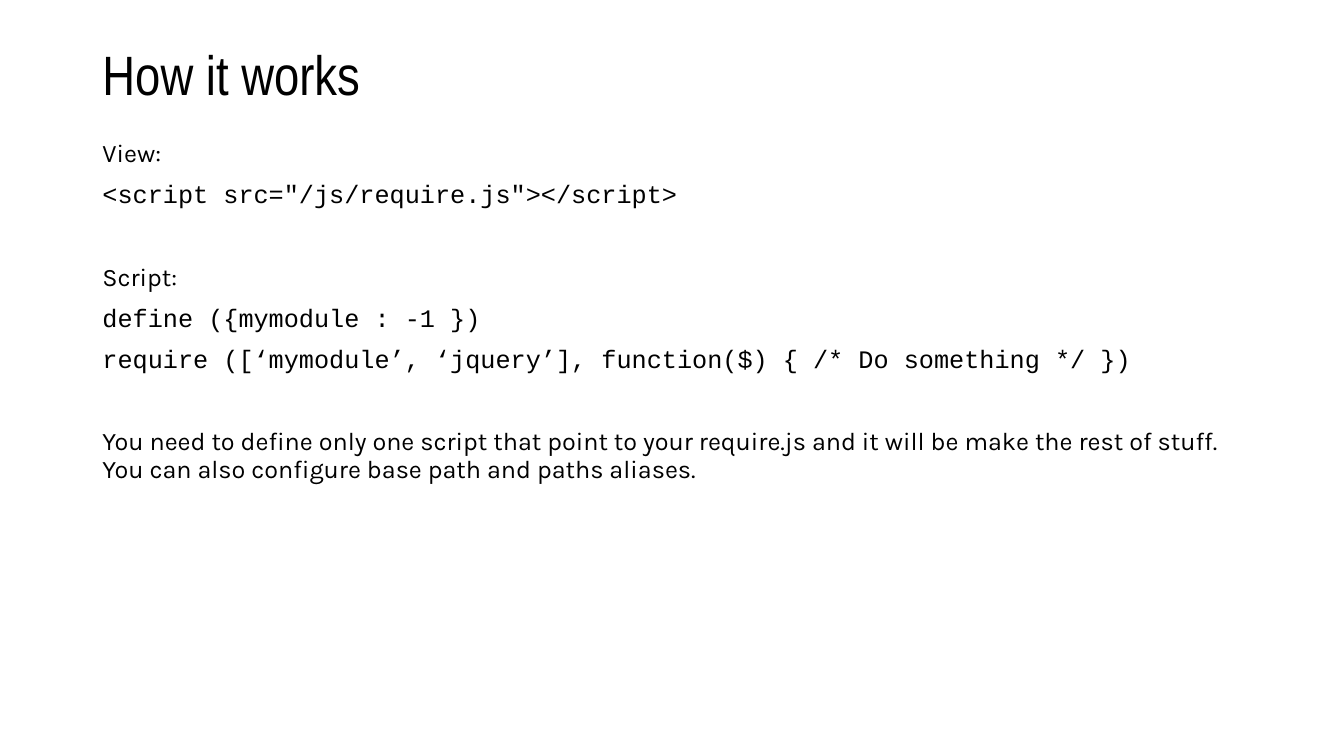
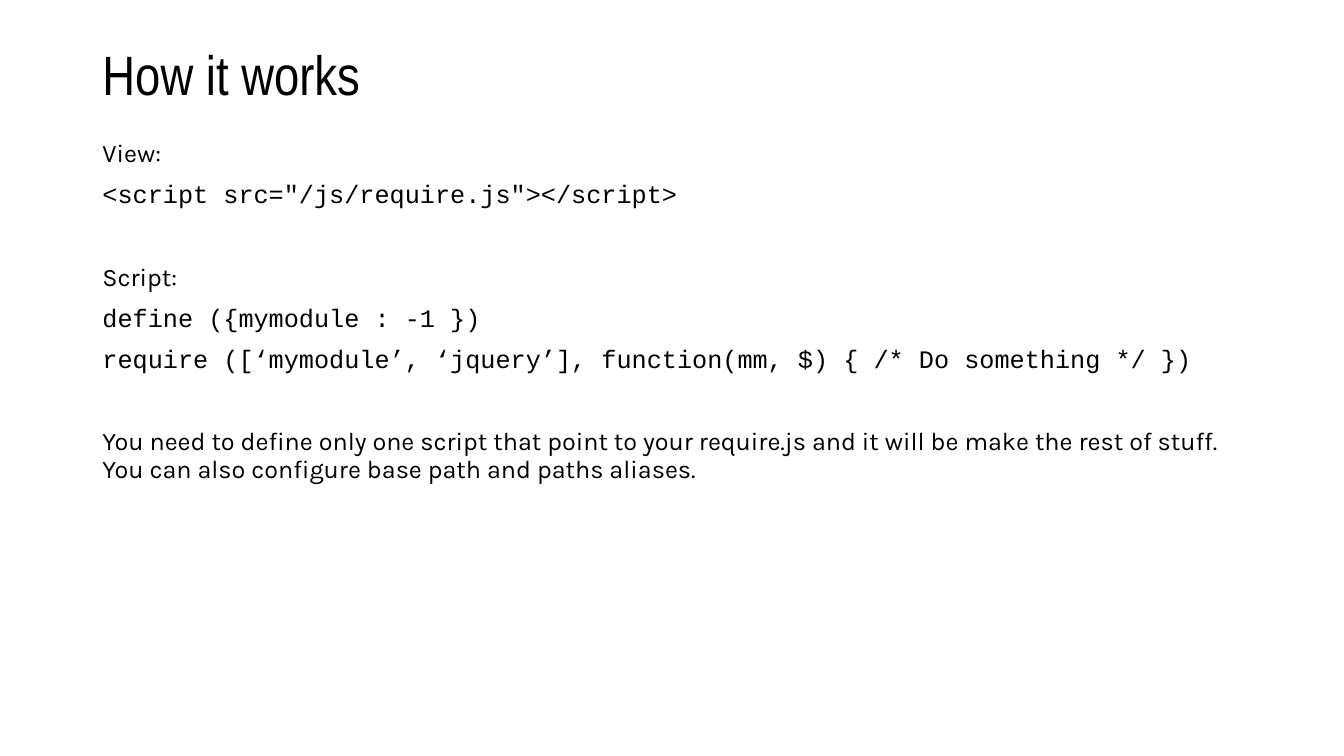
Before and after one commit to vba/presentations, a slide deck: slide 4 of require.js/require.js.pptx. Drawn at 1344x756 pixels with LibreOffice and Linux fonts; fonts in the diff are those of the drawing. Boxes give left, top, right and bottom in pixels: in the first picture for what was removed or moved away, otherwise in the second. Text is boxed around its words. In the diff, an @@ line names an element or a change of style, - is before the commit and + after.

```diff
--- a/require.js/require.js.pptx
+++ b/require.js/require.js.pptx
@@ text at (102,350,1100,374): text changed @@
-require ([‘mymodule’, ‘jquery’], function($) { /* Do something */ })
+require ([‘mymodule’, ‘jquery’], function(mm, $) { /* Do something */ })
```
Also in this commit, not shown: 1 other file.
